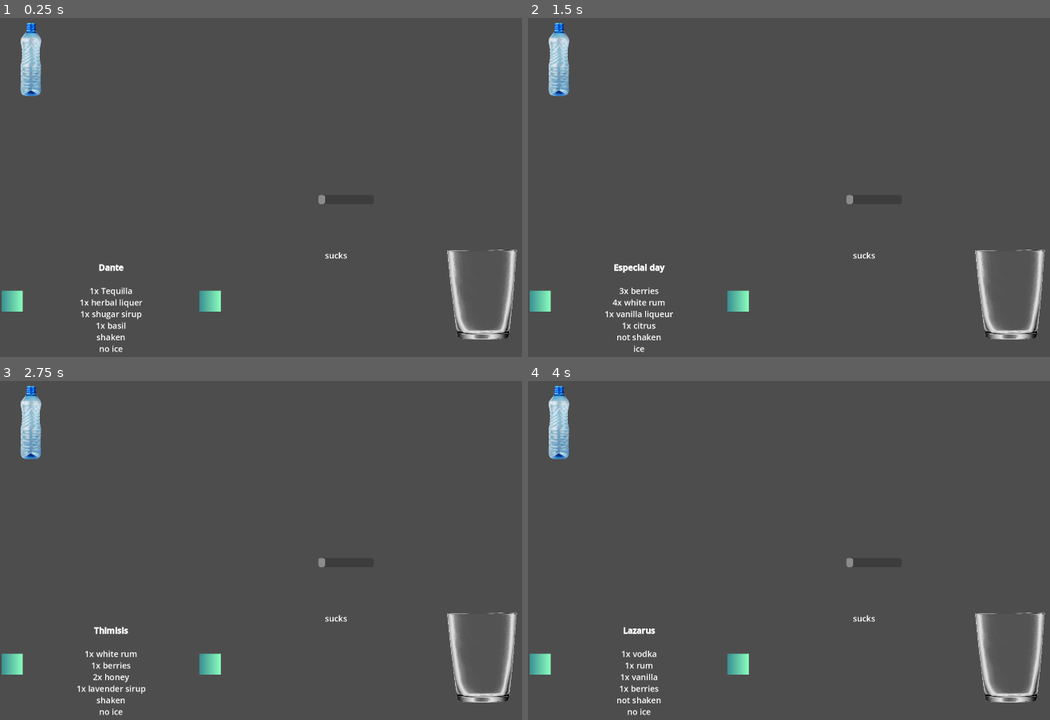
Above: before the commit, frames 1-4 (two rows, left to right).
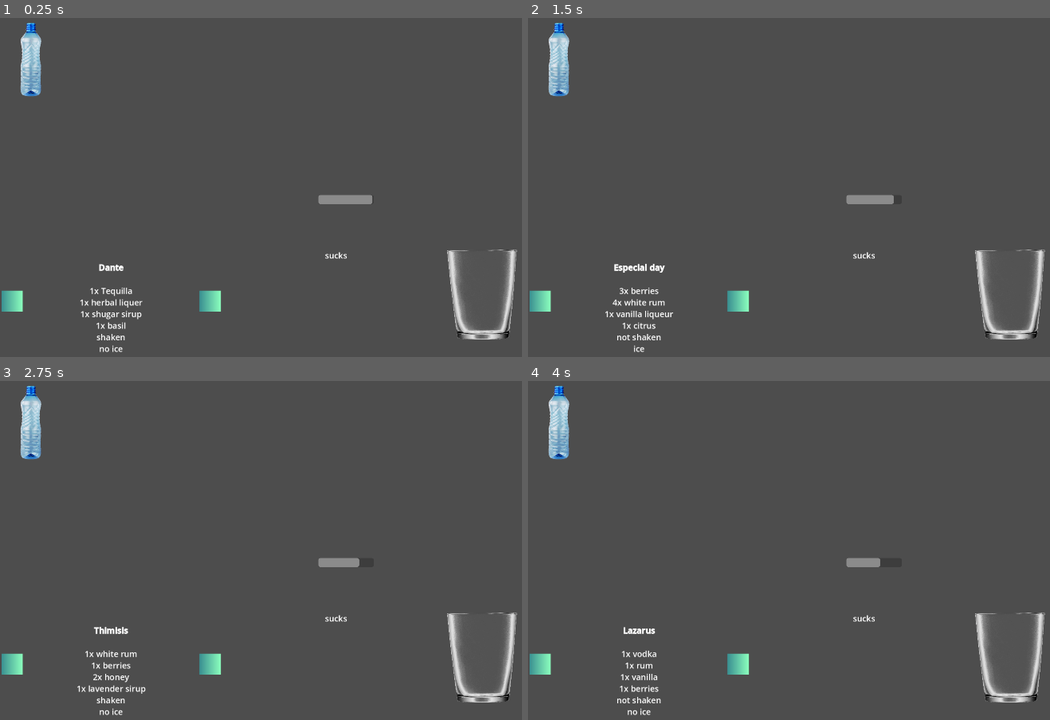
Above: after the commit, the same moments.

Repository: buficek7/GameJamBrno2024
Game: Godot game, scene res://scenes/Test Scene.tscn
Two runs of this game, one before a commit and one after it. Both use one fixed random seed, a clock stepped at 60 frames per second and the inputs below.
Inputs (mouse positions are in pixels of both pictures, inside the frame that each line leads up to):
- Up to frame 1 (0.25 s): no input
- Up to frame 2 (1.5 s): click (736, 302) at 0.5 s; click (736, 302) at 1.25 s
- Up to frame 3 (2.75 s): click (208, 665) at 2 s
- Up to frame 4 (4 s): click (538, 665) at 2.75 s; tap Enter at 3.5 s; move the mouse to (862, 655) at 3.52 s; press the mouse at (862, 655) at 3.53 s; tap Space at 3.77 s

The runs differ from the first frame. In frame 1, 0.3% of the frame differs, in the area x 61-72%, y 52-55%; in frame 2, 0.2%; in frame 3, 0.2%; in frame 4, 0.1%.

Commit message:
timer fixed

Diff:
--- a/scripts/Order_Timer.gd
+++ b/scripts/Order_Timer.gd
@@ -8,7 +8,7 @@
 	pass
 
 func _process(delta):
-	Progress.value = _Timer.process_callback
+	Progress.value = _Timer.time_left
 
 func start_timer(time):
 	Progress.max_value = time
